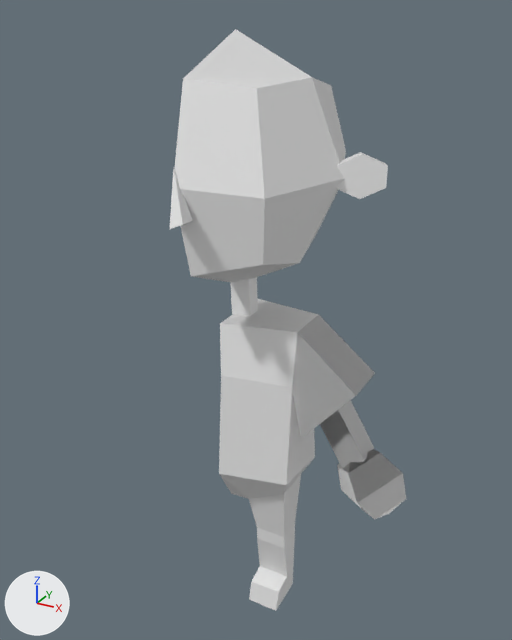
The glTF model front/assets/player.glb as it was, and as the next commit left it.
Before and after are seen from a 50 mm camera at (1.143, -1.953, 2.13) aimed at (0.031, 0.068, 1.119). Lighting does not change. The marker at lower left points along +X, +Y and +Z. Vertices at the same position are counted once.
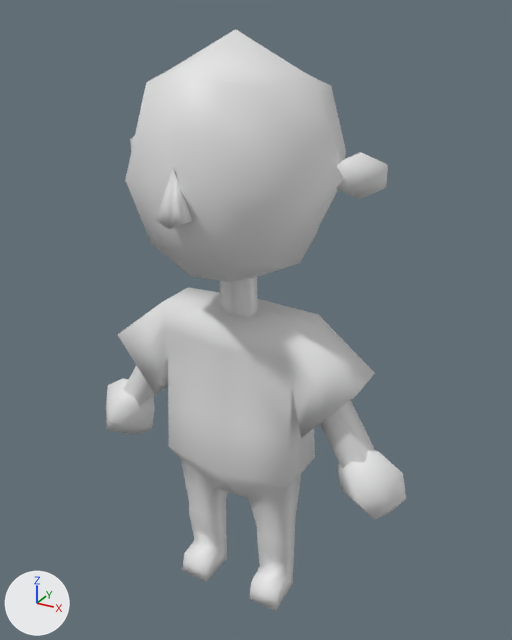
Boxes [x1, y1, x2, y2] around the edits, measured in the pictures (512 x 640 px):
'Cube', reshaped (27% wider)
    before: [170, 29, 406, 611]
    after: [106, 29, 406, 611]
part 1 of me_cube, added
    after: [106, 378, 155, 435]
part 2 of me_cube, added
    after: [124, 365, 155, 406]
part 3 of me_cube, added
    after: [118, 29, 406, 611]

The change, as a diff of the scene's bpy script:
```diff
--- a/front/assets/player.glb.py
+++ b/front/assets/player.glb.py
@@ me_cube @@
 # used by ob_cube; location = (0.0, 0.0, 0.0)
-me_cube.from_pydata(...)  # 102 vertices, 162 faces; spans x 0.0..0.65, y -0.38..0.4, z 0.0..2.07
+me_cube.from_pydata(...)  # 681 vertices, 1298 faces; spans x -0.65..0.65, y -0.38..0.4, z 0.0..2.07
+# me_cube part 1: a new loose piece of 58 vertices spanning x -0.65..-0.39, y -0.13..0.13, z 0.51..0.77, in mat_material
+# me_cube part 2: a new loose piece of 24 vertices spanning x -0.51..-0.25, y -0.05..0.05, z 0.69..1.15, in mat_material
+# me_cube part 3: 459 vertices added at x -0.48..0.64, y -0.38..0.34, z 0.0..2.02
 me_cube.materials.append(mat_material)
```
